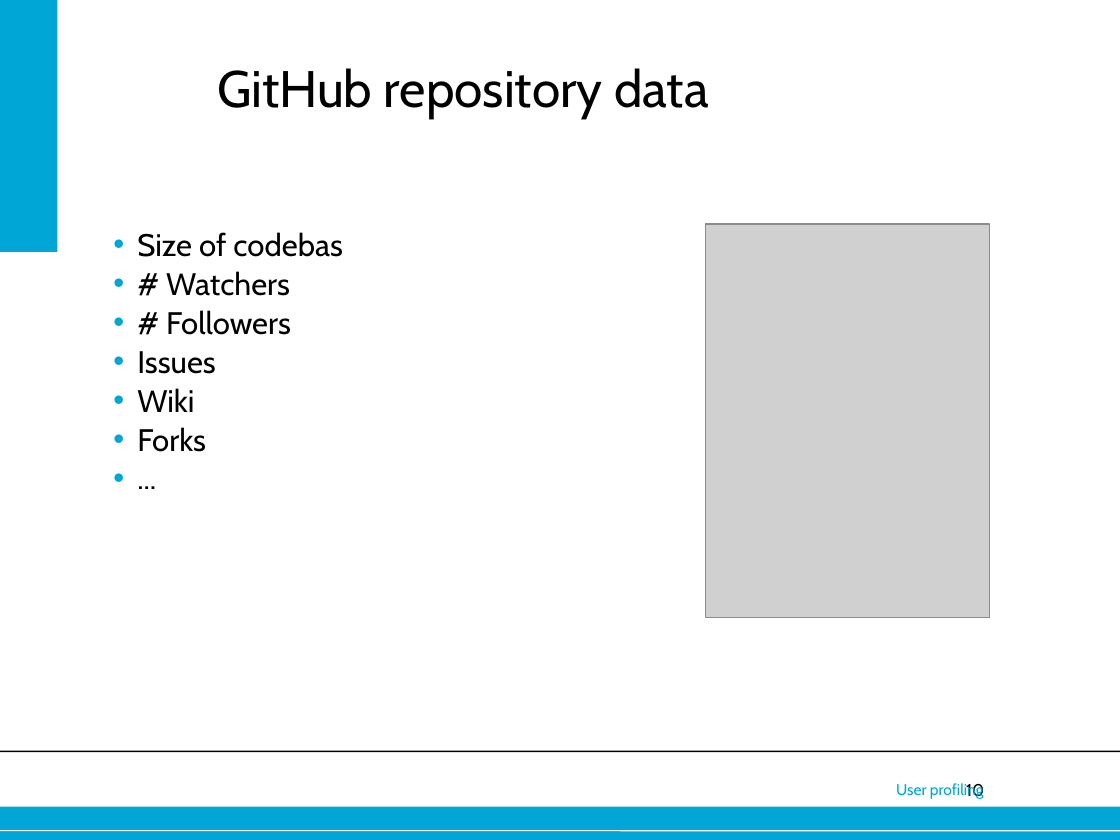
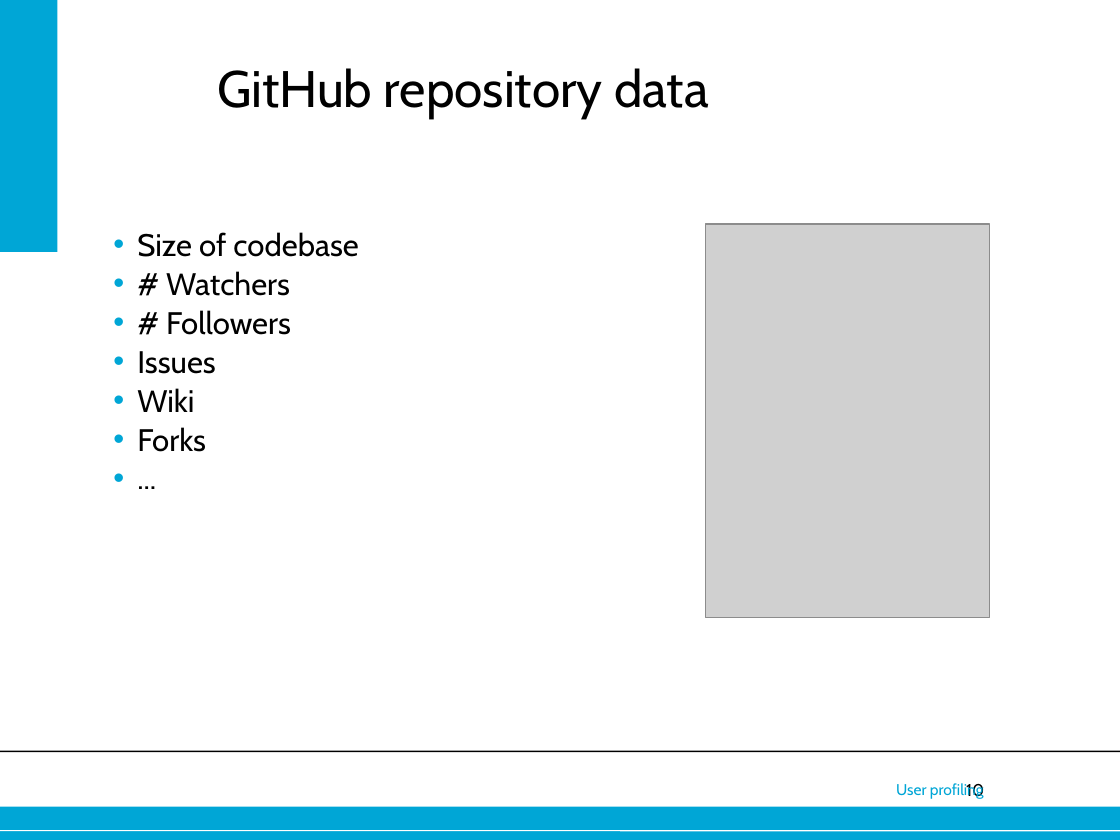
Before and after one commit to joostverdoorn/IN4334, a slide deck: slide 10 of assignment3/msr_pres2.odp. Drawn at 1120x840 pixels with LibreOffice and Linux fonts; fonts in the diff are those of the drawing; grey boxes stand for pictures; background and template pictures are left out. Boxes give left, top, right and bottom in pixels: in the first picture for what was removed or moved away, otherwise in the second. Text is boxed around its words. In the diff, an @@ line names an element or a change of style, - is before the commit and + after.

Commit message:
typo

```diff
--- a/assignment3/msr_pres2.odp
+++ b/assignment3/msr_pres2.odp
@@ text at box(137, 232, 358, 257): text changed @@
-• Size of codebas
+• Size of codebase
```
